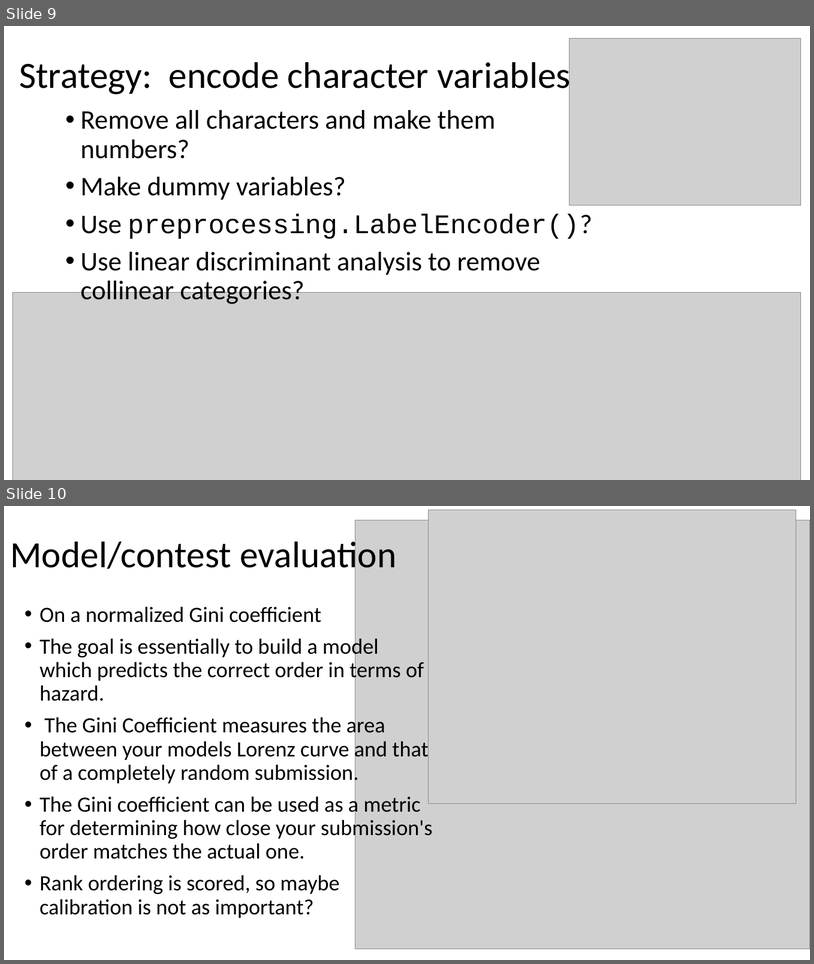
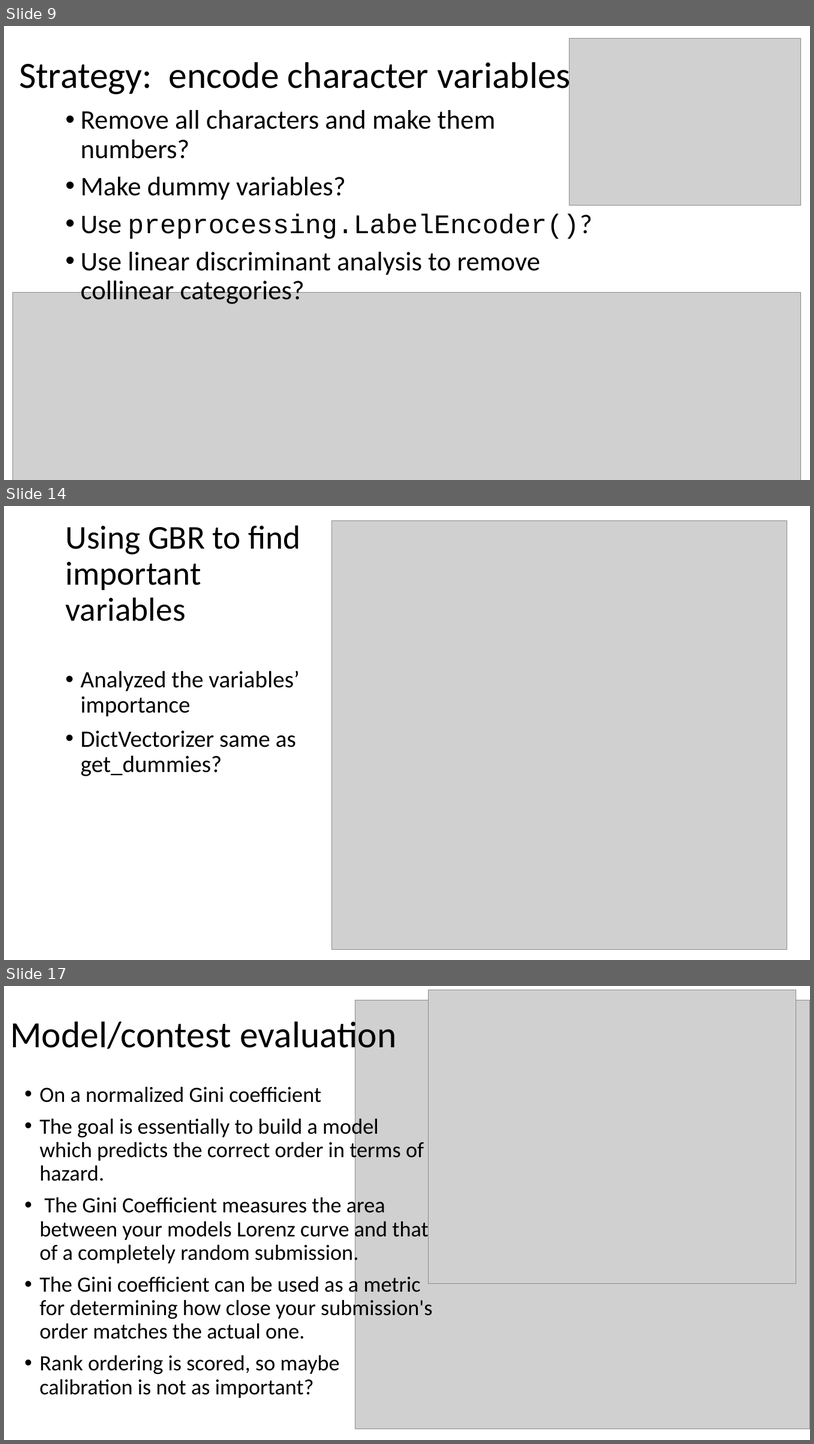
Before and after one commit to bchaplin1/hazard, a slide deck: slides/Hazard Prediction.pptx. Shown one above the other, each under a label of ours: slides 9 and 10 before the commit, slides 9, 14 and 17 after it; the slides between them are not shown. The pictures are 814x964 and 814x1444 pixels, drawn with LibreOffice and Linux fonts; fonts in the diff are those of the drawing; grey boxes stand for pictures. Boxes give left, top, right and bottom in pixels: in the first picture for what was removed or moved away, otherwise in the second. Text is boxed around its words. In the diff, an @@ line names an element or a change of style, - is before the commit and + after.

```diff
--- a/slides/Hazard Prediction.pptx
+++ b/slides/Hazard Prediction.pptx
@@ slide 14 added at (4, 506, 810, 960), background #FFFFFF @@
@@ picture added at (332, 520, 788, 949) @@
@@ title added at (65, 525, 301, 621), 39.6 pt, text #000000 @@
+Using GBR to find important variables
@@ text added at (81, 670, 299, 776), 28 pt, text #000000 @@
+• Analyzed the variables’ importance
+• DictVectorizer same as get_dummies?
@@ what was slide 10 is now slide 17 @@
```
Also in this commit, not shown: 3 slides changed, 6 other slides added, 42 other files.
